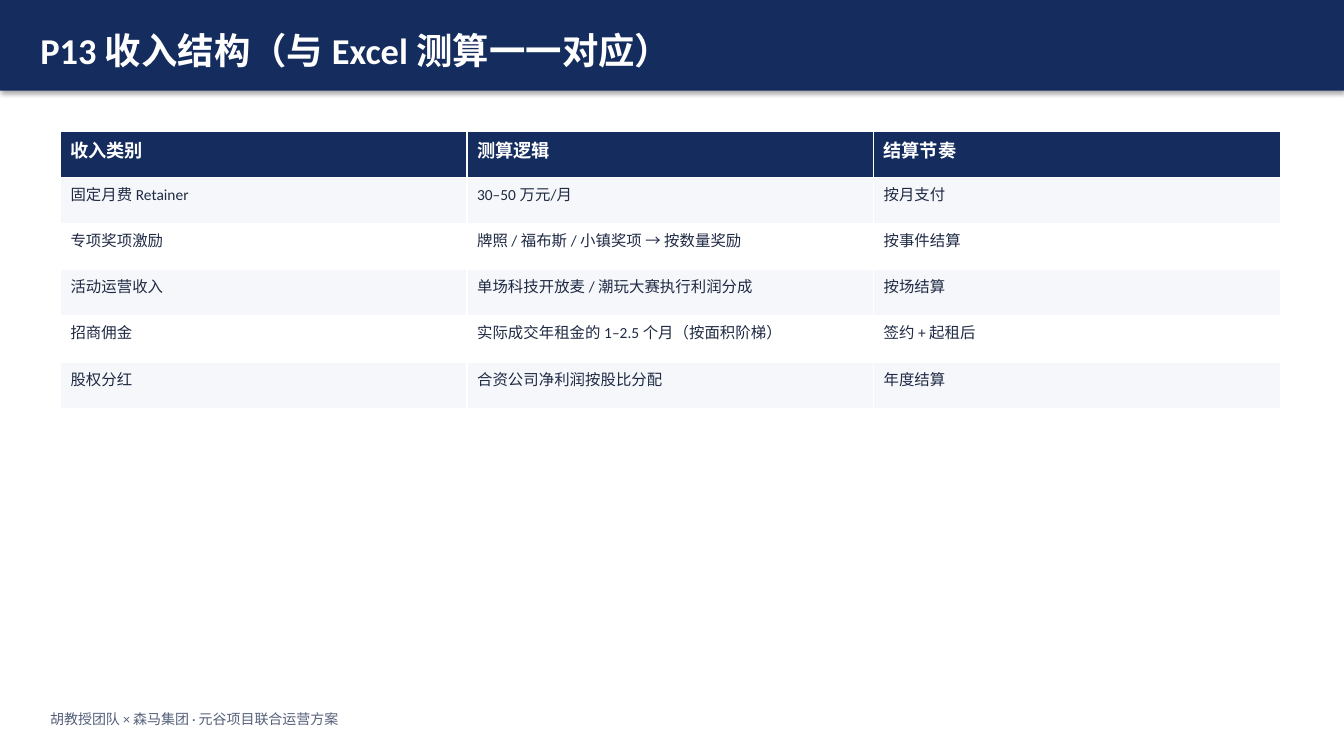
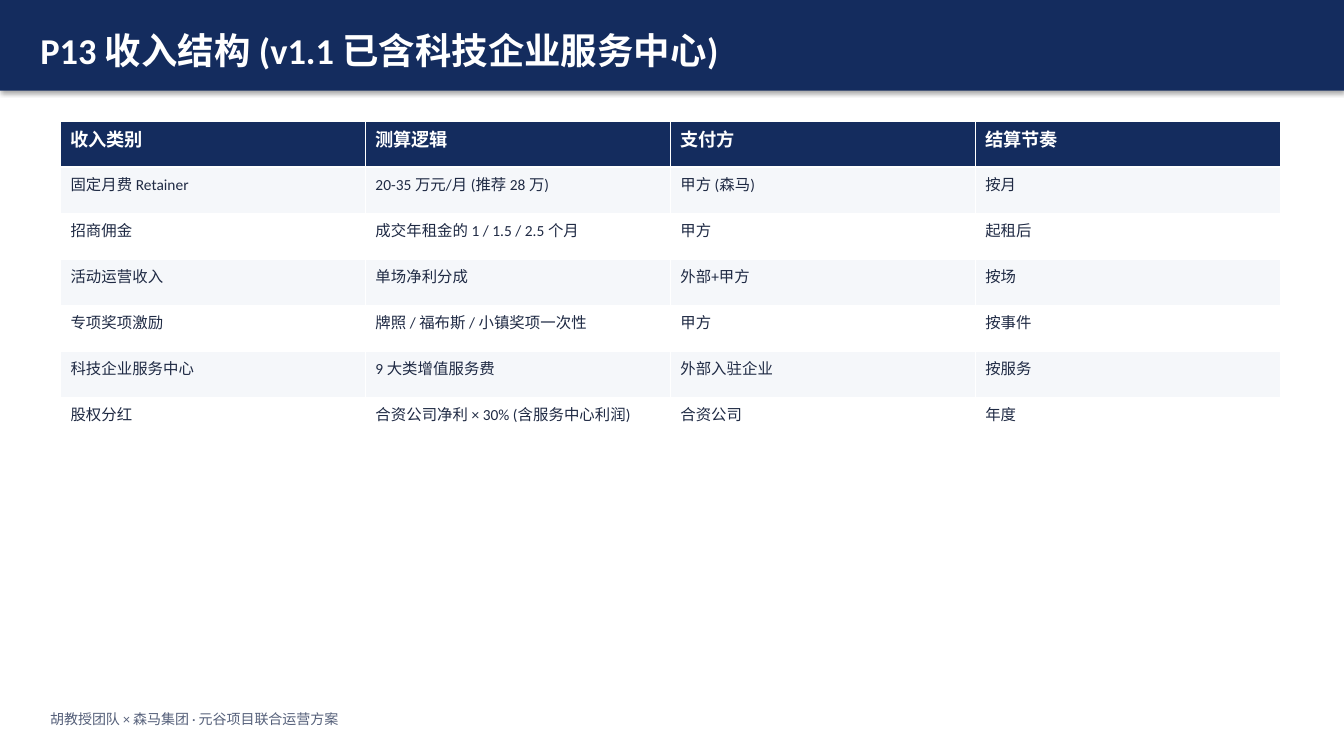
Before and after one commit to hujigang2010-maker/AIDEN, a slide deck: slide 15 of forsemir-yuangu/01_PPT思路/元谷项目招商运营战略汇报.pptx (slide 13 before the commit). Drawn at 1344x756 pixels with LibreOffice and Linux fonts; fonts in the diff are those of the drawing. Boxes give left, top, right and bottom in pixels: in the first picture for what was removed or moved away, otherwise in the second. Text is boxed around its words. In the diff, an @@ line names an element or a change of style, - is before the commit and + after.

```diff
--- a/forsemir-yuangu/01_PPT思路/元谷项目招商运营战略汇报.pptx
+++ b/forsemir-yuangu/01_PPT思路/元谷项目招商运营战略汇报.pptx
@@ text in rectangle at (x1=40, y1=33, x2=719, y2=70): text changed @@
-P13 收入结构（与 Excel 测算一一对应）
+P13 收入结构 (v1.1 已含科技企业服务中心)
@@ table at (x1=60, y1=121, x2=1278, y2=444) @@
-收入类别 | 测算逻辑 | 结算节奏
-固定月费 Retainer | 30–50 万元/月 | 按月支付
-专项奖项激励 | 牌照 / 福布斯 / 小镇奖项 → 按数量奖励 | 按事件结算
-活动运营收入 | 单场科技开放麦 / 潮玩大赛执行利润分成 | 按场结算
-招商佣金 | 实际成交年租金的 1–2.5 个月（按面积阶梯） | 签约 + 起租后
-股权分红 | 合资公司净利润按股比分配 | 年度结算
+收入类别 | 测算逻辑 | 支付方 | 结算节奏
+固定月费 Retainer | 20-35 万元/月 (推荐 28 万) | 甲方 (森马) | 按月
+招商佣金 | 成交年租金的 1 / 1.5 / 2.5 个月 | 甲方 | 起租后
+活动运营收入 | 单场净利分成 | 外部+甲方 | 按场
+专项奖项激励 | 牌照 / 福布斯 / 小镇奖项一次性 | 甲方 | 按事件
+科技企业服务中心 | 9 大类增值服务费 | 外部入驻企业 | 按服务
+股权分红 | 合资公司净利 × 30% (含服务中心利润) | 合资公司 | 年度
@@ table resized from (x1=60, y1=131, x2=1279, y2=408) to (x1=60, y1=121, x2=1278, y2=444) @@
```
Also in this commit, not shown: 1 other slide changed, 2 slides added, 11 other files.
